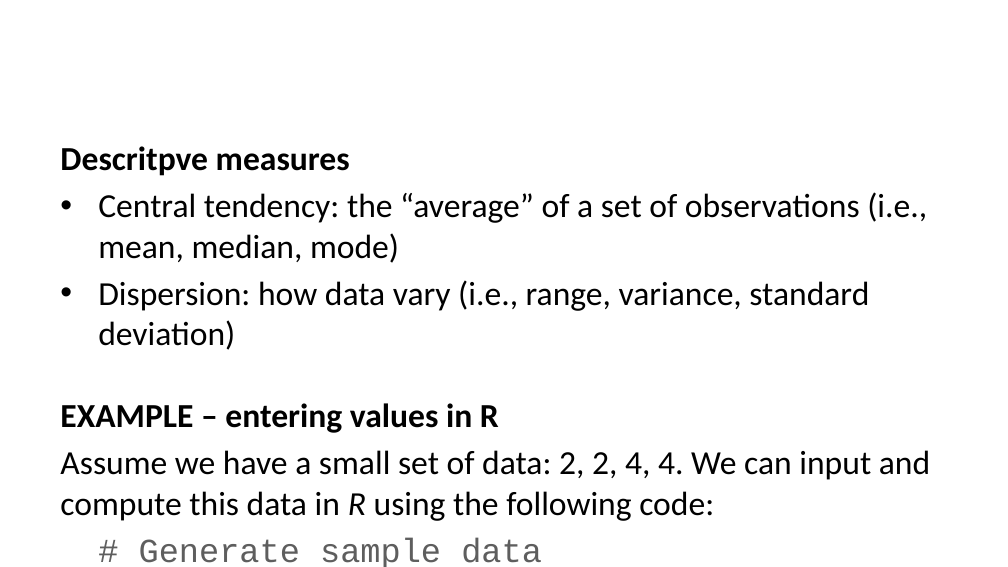
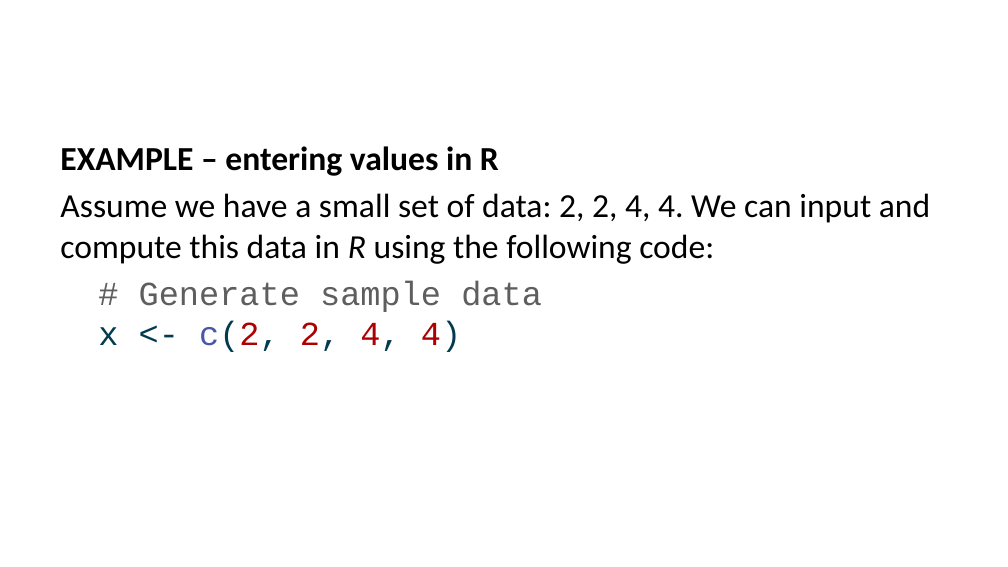
Before and after one commit to data-202/sp25, a slide deck: slide 16 of docs/weeks/week02.pptx (slide 5 before the commit). Drawn at 1008x567 pixels with LibreOffice and Linux fonts; fonts in the diff are those of the drawing. Boxes give left, top, right and bottom in pixels: in the first picture for what was removed or moved away, otherwise in the second. Text is boxed around its words. In the diff, an @@ line names an element or a change of style, - is before the commit and + after.

```diff
--- a/docs/weeks/week02.pptx
+++ b/docs/weeks/week02.pptx
@@ text at (x1=60, y1=146, x2=927, y2=350): paragraphs removed @@
-Descritpve measures
-• Central tendency: the “average” of a set of observations (i.e., mean, median, mode)
-• Dispersion: how data vary (i.e., range, variance, standard deviation)
```
Also in this commit, not shown: 2 other slides changed, 10 slides added, 1 slide removed, 7 other files.
